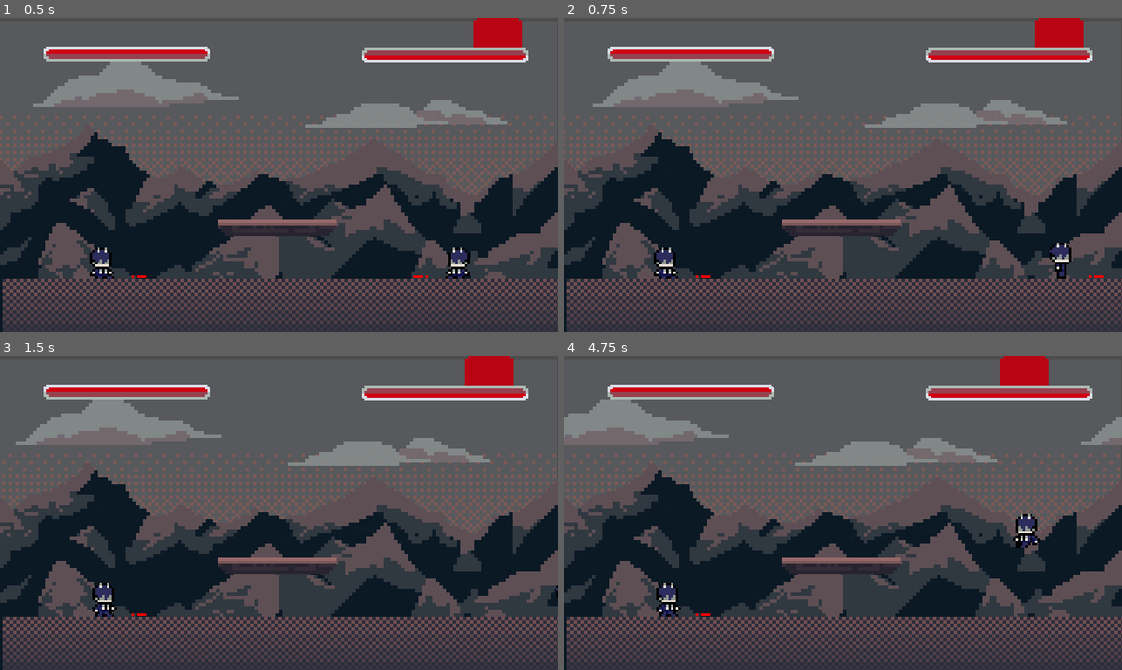
Above: before the commit, frames 1-4 (two rows, left to right).
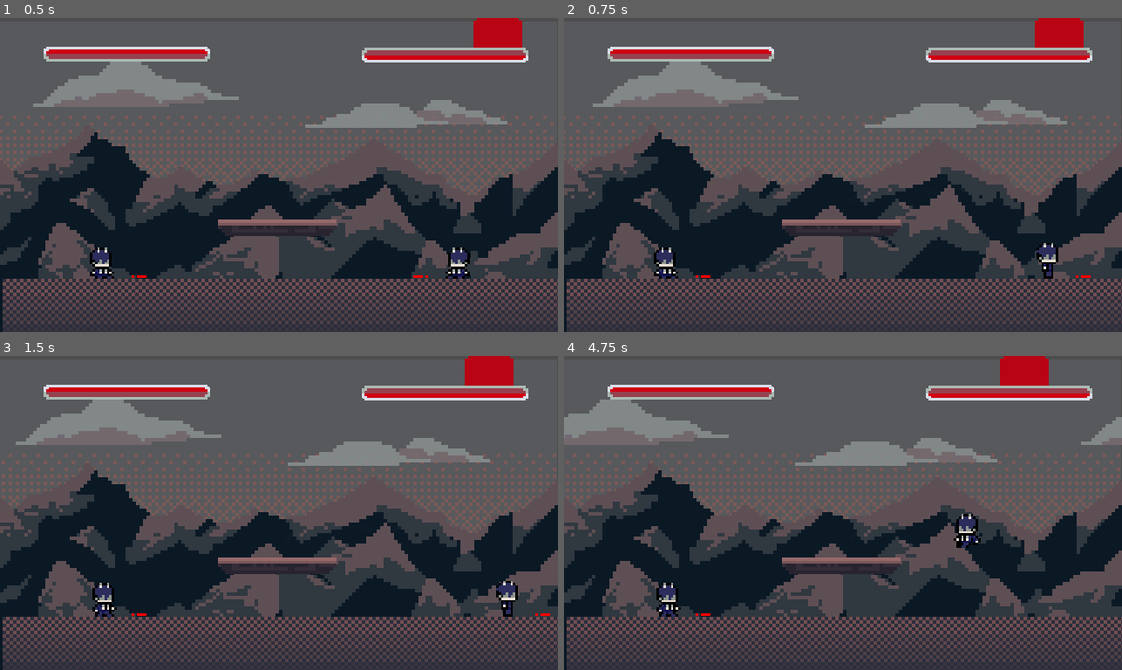
Above: after the commit, the same moments.

Repository: lucasmcclean/project-foxtrot-black-trigger-watchtower-omega
Game: Godot game, scene res://main.tscn
Same seed, same stepped clock (60 frames per second), same inputs: the game is played once before the commit and once after it.
Inputs:
- Up to frame 1 (0.5 s): no input
- Up to frame 2 (0.75 s): hold D (move_right) from 0.53 s (still down); tap S (crouch) at 0.6 s
- Up to frame 3 (1.5 s): tap W (jump) at 0.77 s; release D (move_right) at 1.28 s; hold Insert (move_down) from 1.28 s (still down); tap Space (flash_step) at 1.35 s
- Up to frame 4 (4.75 s): tap W (jump) at 1.52, 3.02, 3.77, 4.52 s; release Insert (move_down) at 2.03 s; hold D (move_right) 2.03-2.78 s; tap E (kick) at 2.1 s; hold Page Up (move_up) 2.78-3.53 s; tap Q (punch) at 2.85 s; hold A (move_left) from 3.53 s (still down); tap S (crouch) at 3.6 s; tap Space (flash_step) at 4.35 s

Frame 1 is identical in both runs. In frame 2, 0.6% of the frame differs, in the area x 84-97%, y 71-84%; in frame 3, 0.3%; in frame 4, 0.8%, in the area x 69-86%, y 50-62%.

Commit message:
fix(player): punch animation size, walk speed

Diff:
--- a/project-foxtrot-black-trigger-watchtower-omega/player/player.gd
+++ b/project-foxtrot-black-trigger-watchtower-omega/player/player.gd
@@ -8,7 +8,7 @@
 var air_acceleration: float = 9900.0
 var air_friction: float = 24000.0
 var h_min_speed: float = 300.0
-var h_speed: float = 300.0
+var h_speed: float = 200.0
 var v_speed: float = 3000.0
 var jump_impulse: float = 650.0
 var jump_buffer_time: float = 0.2
@@ -28,6 +28,7 @@
 @export var input: PlayerInput
 
 @onready var controller: Controller = $Controller
+@onready var body: CollisionShape2D = $CollisionShape2D
 @onready var state_machine: StateMachine = $StateMachine
 @onready var sprite: Sprite2D = $Sprite2D
 @onready var animation: AnimationPlayer = $AnimationPlayer
@@ -41,6 +42,7 @@
 func _ready() -> void:
 	if not facing_right:
 		sprite.flip_h = true
+		body.scale.x *= -1
 		hurtbox.scale.x *= -1
 		punch_hitbox.scale.x *= -1
 		kick_hitbox.scale.x *= -1
@@ -54,12 +56,14 @@
 	if input.move.x < 0 and facing_right:
 		facing_right = false
 		sprite.flip_h = true
+		body.scale.x *= -1
 		hurtbox.scale.x *= -1
 		punch_hitbox.scale.x *= -1
 		kick_hitbox.scale.x *= -1
 	elif input.move.x > 0 and not facing_right:
 		facing_right = true
 		sprite.flip_h = false
+		body.scale.x *= -1
 		hurtbox.scale.x *= -1
 		punch_hitbox.scale.x *= -1
 		kick_hitbox.scale.x *= -1
--- a/project-foxtrot-black-trigger-watchtower-omega/player/player.tscn
+++ b/project-foxtrot-black-trigger-watchtower-omega/player/player.tscn
@@ -16,7 +16,7 @@
 height = 57.142857
 
 [sub_resource type="RectangleShape2D" id="RectangleShape2D_boad6"]
-size = Vector2(60.03575, 22.857153)
+size = Vector2(88.57156, 22.857153)
 
 [sub_resource type="RectangleShape2D" id="RectangleShape2D_rgyib"]
 size = Vector2(32.42857, 20)
@@ -340,10 +340,10 @@
 tracks/1/interp = 1
 tracks/1/loop_wrap = true
 tracks/1/keys = {
-"times": PackedFloat32Array(0),
-"transitions": PackedFloat32Array(1),
-"update": 0,
-"values": [Vector2(54.285713, 8.571428)]
+"times": PackedFloat32Array(0, 1.01, 2.02, 3.02),
+"transitions": PackedFloat32Array(1, 1, 1, 1),
+"update": 0,
+"values": [Vector2(37.143, 8.571), Vector2(37.143, 8.571), Vector2(37.143, 8.571), Vector2(37.14285, 8.571426)]
 }
 tracks/2/type = "value"
 tracks/2/imported = false
@@ -510,7 +510,7 @@
 
 [node name="Puncher" type="CollisionShape2D" parent="PunchHitbox"]
 position = Vector2(62.999992, 8.928568)
-scale = Vector2(0.99999917, 0.99999917)
+scale = Vector2(0.99999845, 0.99999845)
 shape = SubResource("RectangleShape2D_boad6")
 debug_color = Color(7.70092e-07, 0.5665836, 0.86229104, 0.41960785)
 
